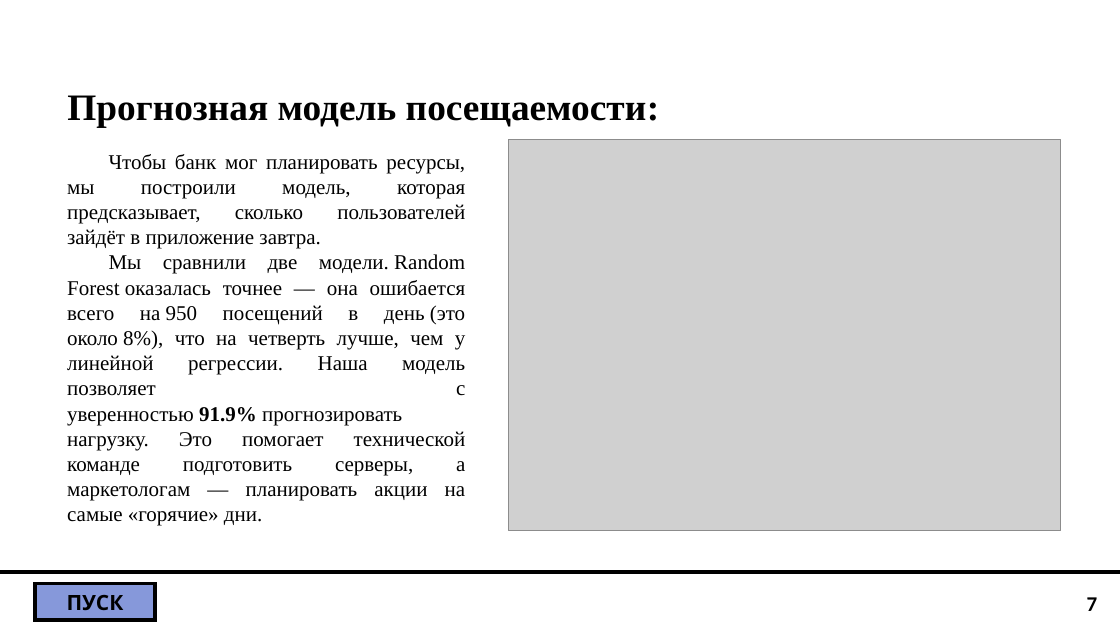
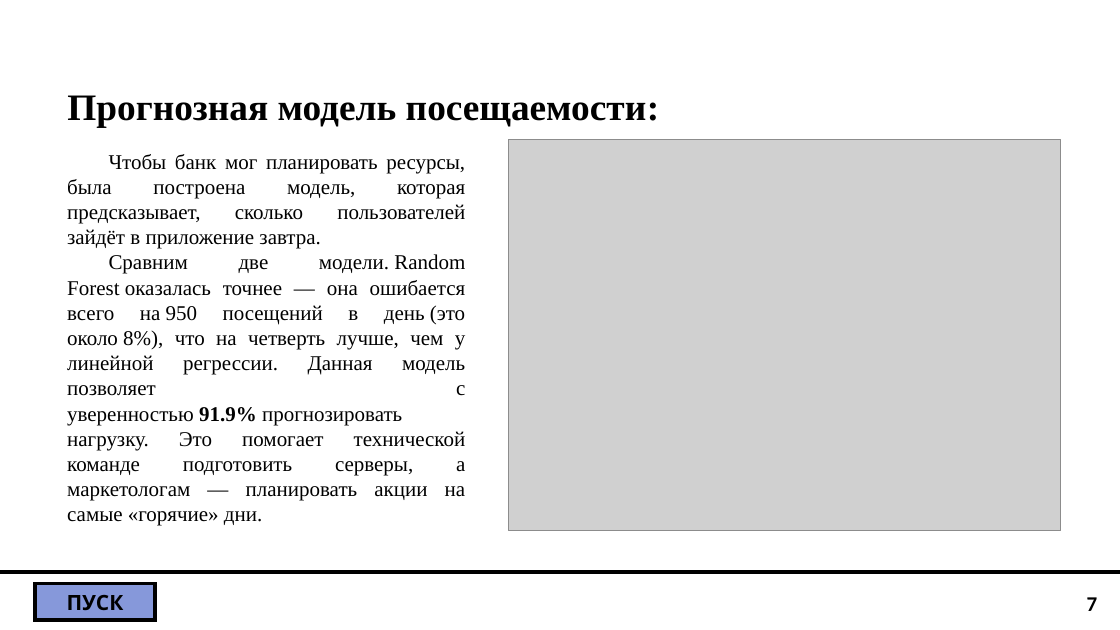
Before and after one commit to panarina-anna/project_analysis_bank, a slide deck: slide 7 of Presentation.pptx. Drawn at 1120x630 pixels with LibreOffice and Linux fonts; fonts in the diff are those of the drawing; grey boxes stand for pictures; background and template pictures are left out. Boxes give left, top, right and bottom in pixels: in the first picture for what was removed or moved away, otherwise in the second. Text is boxed around its words. In the diff, an @@ line names an element or a change of style, - is before the commit and + after.

Commit message:
update presentation

```diff
--- a/Presentation.pptx
+++ b/Presentation.pptx
@@ text at box(67, 154, 466, 526): text changed @@
-Чтобы банк мог планировать ресурсы, мы построили модель, которая предсказывает, сколько пользователей зайдёт в приложение завтра.
-Мы сравнили две модели. Random Forest оказалась точнее — она ошибается всего на 950 посещений в день (это около 8%), что на четверть лучше, чем у линейной регрессии. Наша модель позволяет с уверенностью 91.9% прогнозировать нагрузку. Это помогает технической команде подготовить серверы, а маркетологам — планировать акции на самые «горячие» дни.
+Чтобы банк мог планировать ресурсы, была построена модель, которая предсказывает, сколько пользователей зайдёт в приложение завтра.
+Сравним две модели. Random Forest оказалась точнее — она ошибается всего на 950 посещений в день (это около 8%), что на четверть лучше, чем у линейной регрессии. Данная модель позволяет с уверенностью 91.9% прогнозировать нагрузку. Это помогает технической команде подготовить серверы, а маркетологам — планировать акции на самые «горячие» дни.
```
